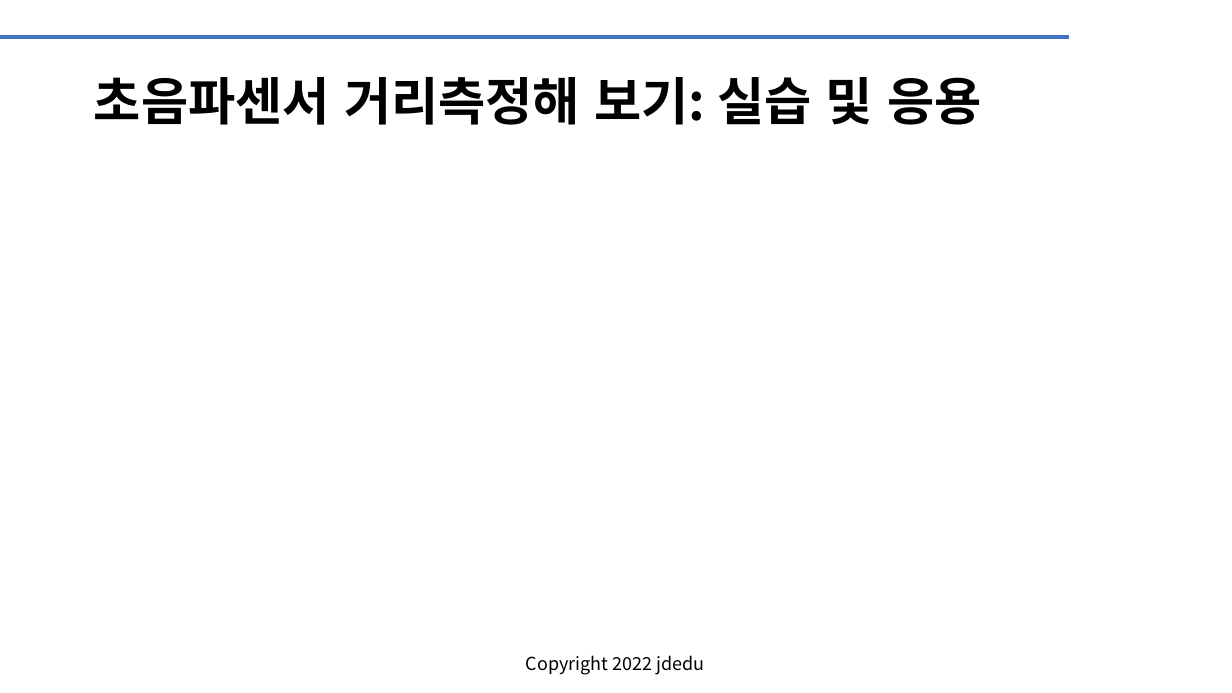
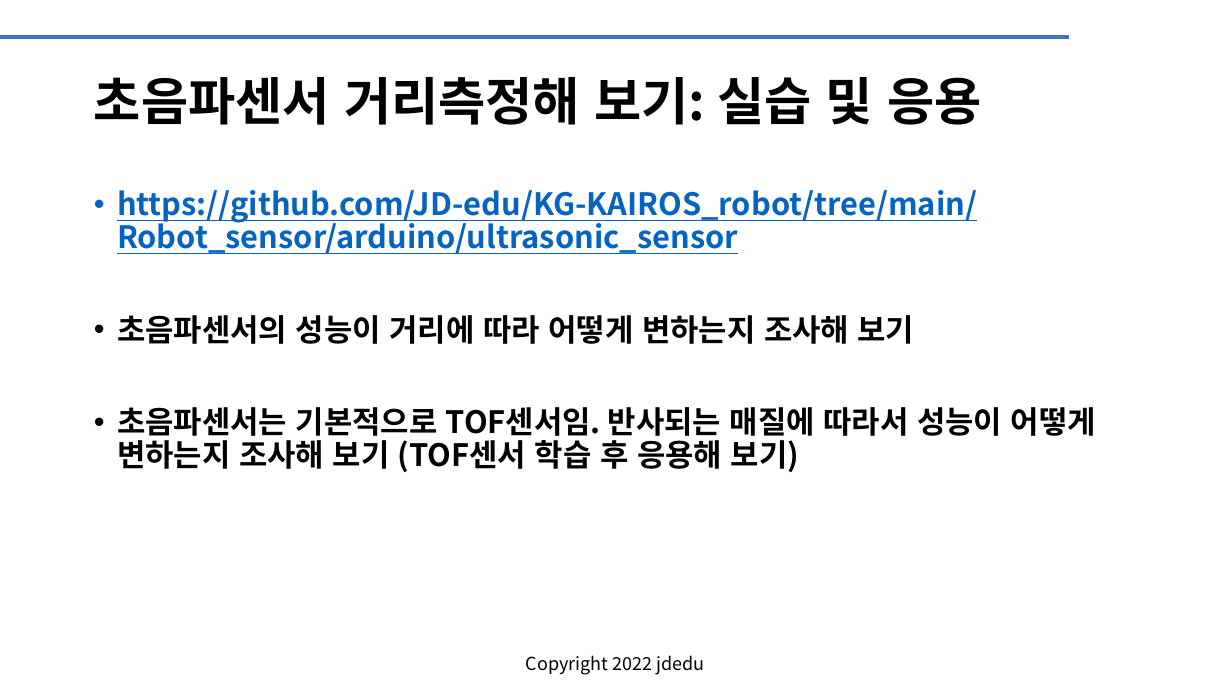
Before and after one commit to JD-edu/KG-KAIROS_robot, a slide deck: slide 8 of doc/KG-KAIROS 로봇센서.pptx. Drawn at 1232x693 pixels with LibreOffice and Linux fonts; fonts in the diff are those of the drawing; background and template pictures are left out. Boxes give left, top, right and bottom in pixels: in the first picture for what was removed or moved away, otherwise in the second. Text is boxed around its words. In the diff, an @@ line names an element or a change of style, - is before the commit and + after.

```diff
--- a/doc/KG-KAIROS 로봇센서.pptx
+++ b/doc/KG-KAIROS 로봇센서.pptx
@@ text added at (117,190,1096,472), 24 pt, text #0563C1, bold, underline @@
+• https://github.com/JD-edu/KG-KAIROS_robot/tree/main/Robot_sensor/arduino/ultrasonic_sensor
+• 초음파센서의 성능이 거리에 따라 어떻게 변하는지 조사해 보기
+• 초음파센서는 기본적으로 TOF센서임. 반사되는 매질에 따라서 성능이 어떻게 변하는지 조사해 보기 (TOF센서 학습 후 응용해 보기)
```
Also in this commit, not shown: 4 other slides changed, 6 slides added, 1 other file.
